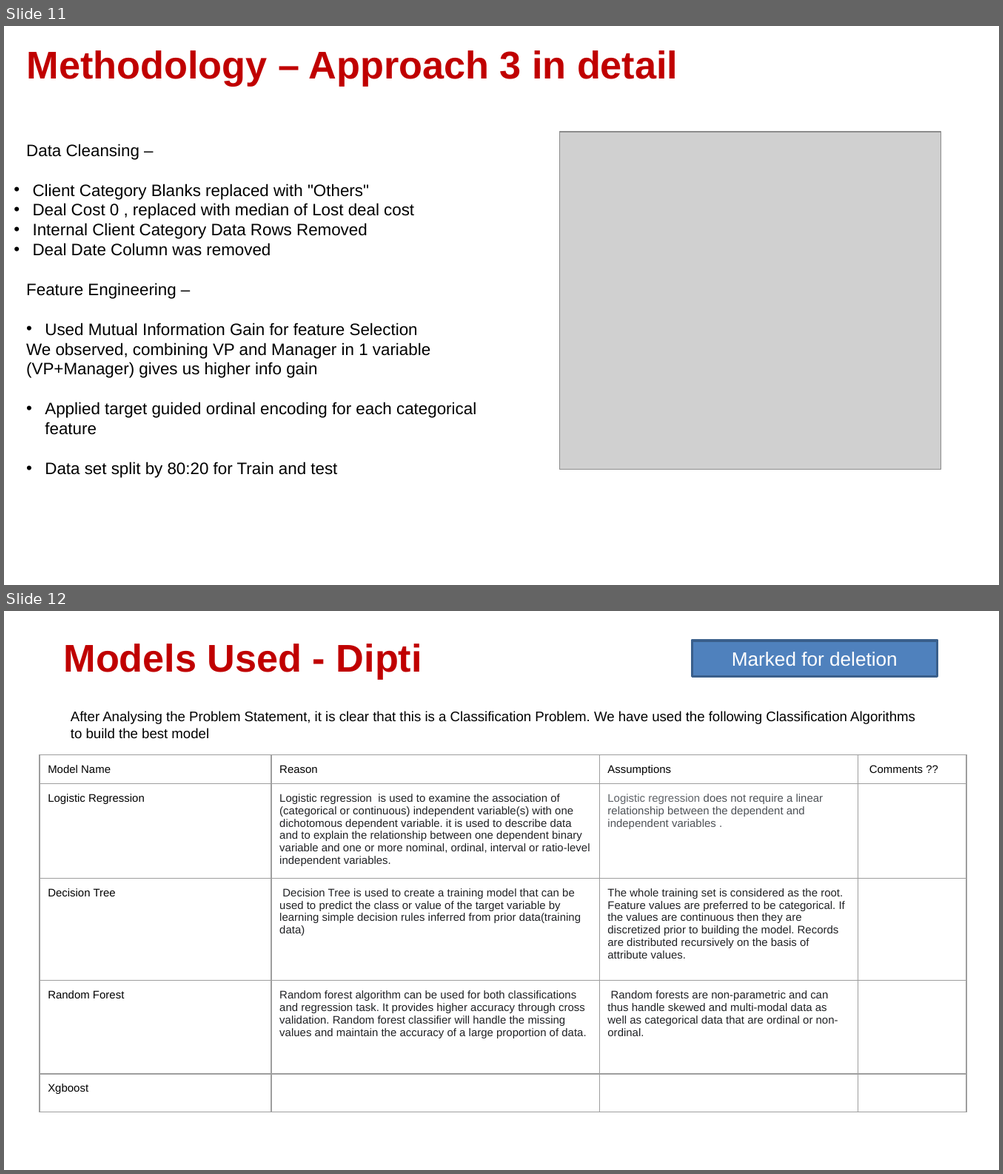
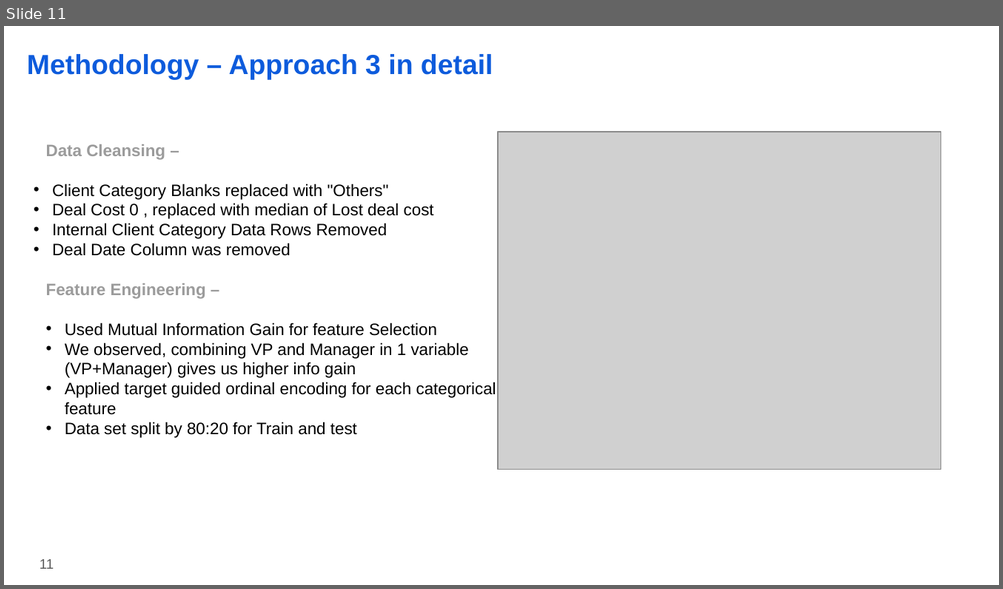
Before and after one commit to imkushwaha/Win_Prediction_Analytics, a slide deck: Presentation_Report.pptx. Shown one above the other, each under a label of ours: slides 11 and 12 before the commit, slide 11 after it. The pictures are 1003x1174 and 1003x589 pixels, drawn with LibreOffice and Linux fonts; fonts in the diff are those of the drawing; grey boxes stand for pictures; background and template pictures are left out. Boxes give left, top, right and bottom in pixels: in the first picture for what was removed or moved away, otherwise in the second. Text is boxed around its words. In the diff, an @@ line names an element or a change of style, - is before the commit and + after.

```diff
--- a/Presentation_Report.pptx
+++ b/Presentation_Report.pptx
@@ slide 12 removed at box(4, 611, 999, 1170), background #FFFFFF @@
@@ title removed at box(64, 644, 422, 679) @@
-Models Used - Dipti
@@ rectangle removed at box(692, 641, 937, 677) @@
-Marked for deletion
@@ text removed at box(71, 711, 915, 739) @@
-After Analysing the Problem Statement, it is clear that this is a Classification Problem. We have used the following Classification Algorithms to build the best model
@@ table removed at box(40, 755, 967, 1117), 5 rows, 4 columns @@
-Model Name | Reason | Assumptions | Comments ??
-Logistic Regression | Logistic regression is used to examine the association of (categorical or continuous) independent variable(s) with one dichotomous dependent variable. it is used to describe data and to explain the relationship between one dependent binary variable and one or more nominal, ordinal, interval or ratio-level independent variables. | Logistic regression does not require a linear relationship between the dependent and independent variables . | 
-Decision Tree | Decision Tree is used to create a training model that can be used to predict the class or value of the target variable by learning simple decision rules inferred from prior data(training data) | The whole training set is considered as the root. Feature values are preferred to be categorical. If the values are continuous then they are discretized prior to building the model. Records are distributed recursively on the basis of attribute values. | 
-Random Forest | Random forest algorithm can be used for both classifications and regression task. It provides higher accuracy through cross validation. Random forest classifier will handle the missing values and maintain the accuracy of a large proportion of data. | Random forests are non-parametric and can thus handle skewed and multi-modal data as well as categorical data that are ordinal or non-ordinal. | 
-Xgboost |  |  | 
@@ slide 11 changed as well @@
@@ title "Methodology – Approach 3 in ..." at box(27, 54, 493, 80): size 28 to 20 pt, text colour #C00000 to #0D5BDC @@
@@ text "Data Cleansing –": place and size @@
-text "Data Cleansing –" at box(26, 144, 476, 478)
+text "Data Cleansing –" at box(46, 144, 496, 438)
@@ picture: place and size @@
-picture at box(560, 133, 941, 471)
+picture at box(498, 133, 940, 471)
@@ text at box(46, 144, 469, 378): text colour #000000 to #9B9B9B, bold on in "Data Cleansing –", "Feature Engineering –"; list level 1 to 3 in "Client Category Blanks replaced with ..."; bullet none to • @@
@@ page number added at box(40, 560, 54, 569), 10 pt, text #595959 @@
+11
```
Also in this commit, not shown: 12 other slides changed, 3 slides added, 2 other slides removed, 1 other file.
